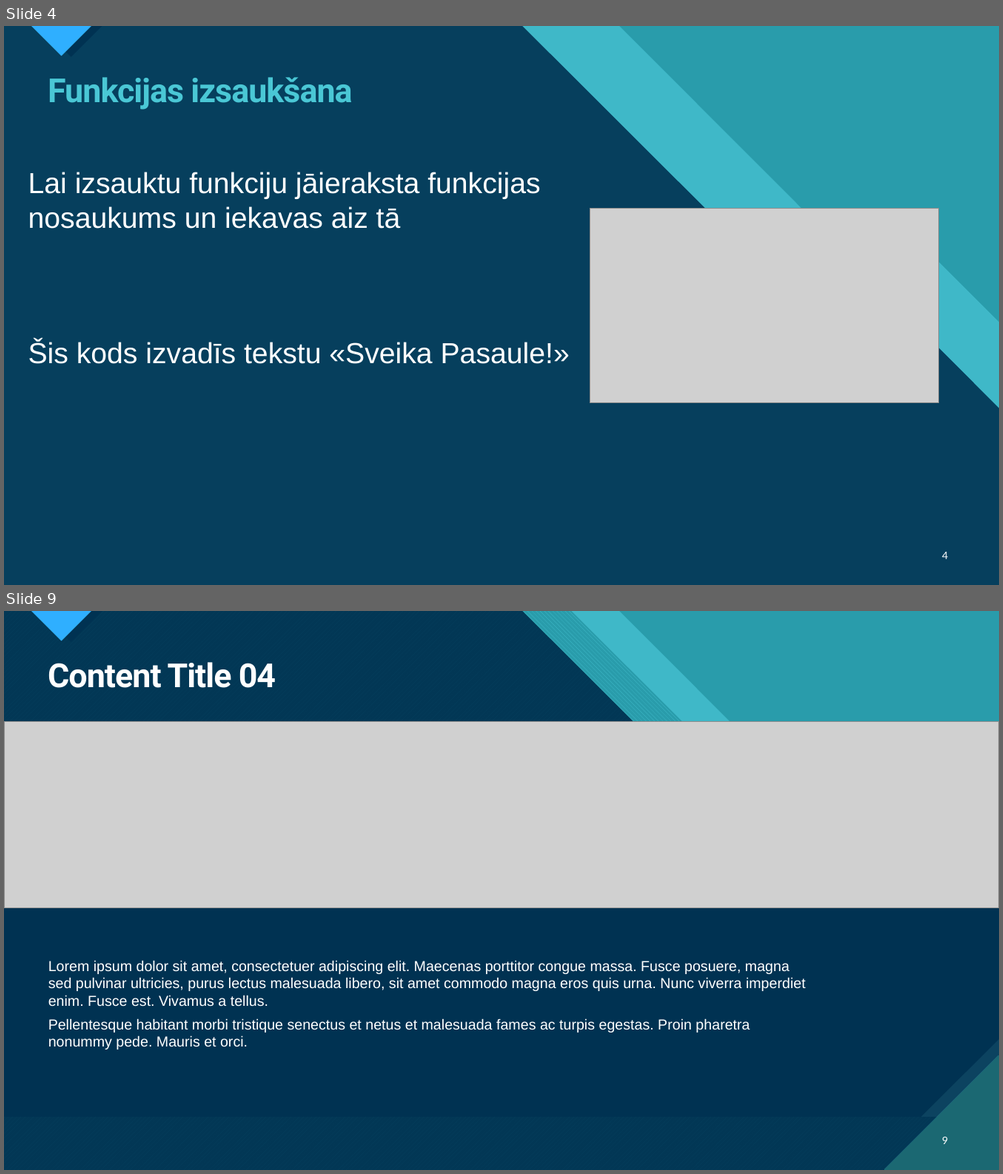
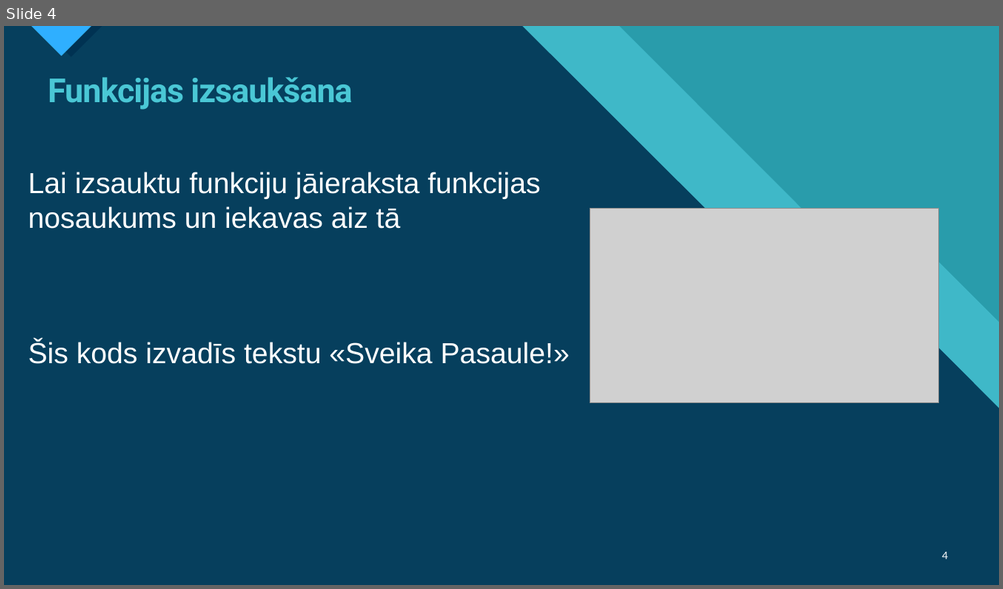
Before and after one commit to Klavinsnemakprogrammet/GalaEksamens2.Kurss, a slide deck: Python Funkcijas.pptx. Shown one above the other, each under a label of ours: slides 4 and 9 before the commit, slide 4 after it; the slides between them are not shown. The pictures are 1003x1174 and 1003x589 pixels, drawn with LibreOffice and Linux fonts; fonts in the diff are those of the drawing; grey boxes stand for pictures. Boxes give left, top, right and bottom in pixels: in the first picture for what was removed or moved away, otherwise in the second. Text is boxed around its words. In the diff, an @@ line names an element or a change of style, - is before the commit and + after.

```diff
--- a/Python Funkcijas.pptx
+++ b/Python Funkcijas.pptx
@@ slide 9 removed at (4, 611, 999, 1170), background #47C3D3; not listed: 17 template elements that a slide beside it also shows @@
@@ freeform shape removed at (4, 611, 999, 1170) @@
@@ title removed at (48, 662, 276, 688) @@
-Content Title 04
@@ picture removed at (4, 721, 999, 908) @@
@@ text removed at (48, 960, 805, 1050) @@
-Lorem ipsum dolor sit amet, consectetuer adipiscing elit. Maecenas porttitor congue massa. Fusce posuere, magna sed pulvinar ultricies, purus lectus malesuada libero, sit amet commodo magna eros quis urna. Nunc viverra imperdiet enim. Fusce est. Vivamus a tellus.
-Pellentesque habitant morbi tristique senectus et netus et malesuada fames ac turpis egestas. Proin pharetra nonummy pede. Mauris et orci.
@@ page number removed at (942, 1137, 948, 1145) @@
-9
```
Also in this commit, not shown: 1 slide changed, 6 slides added, 9 other slides removed.
